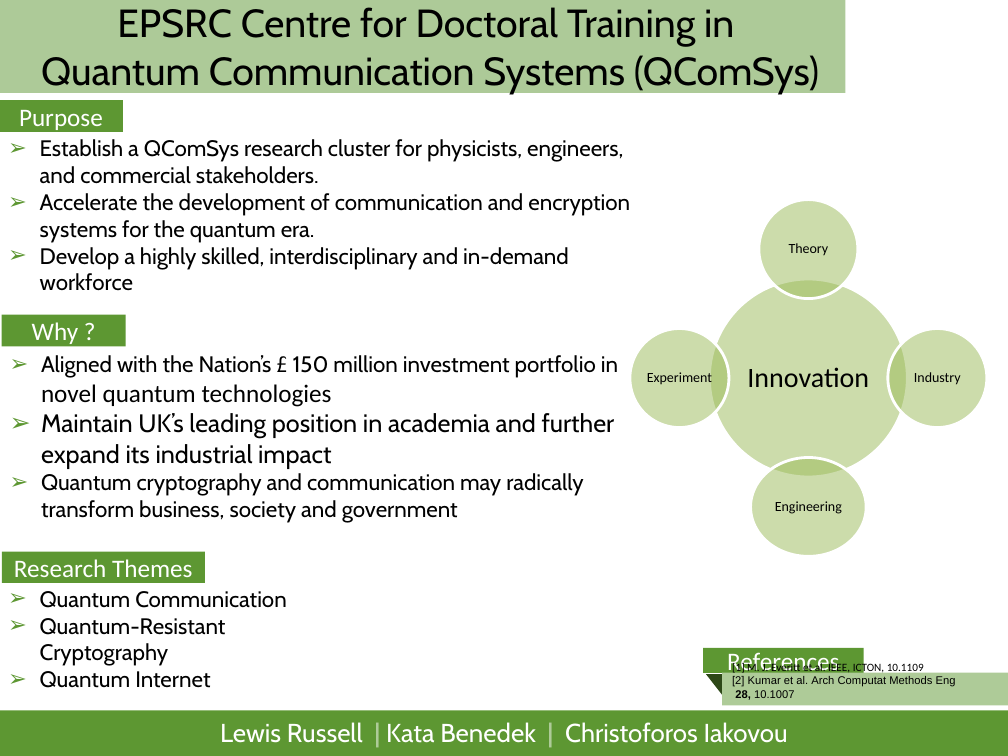
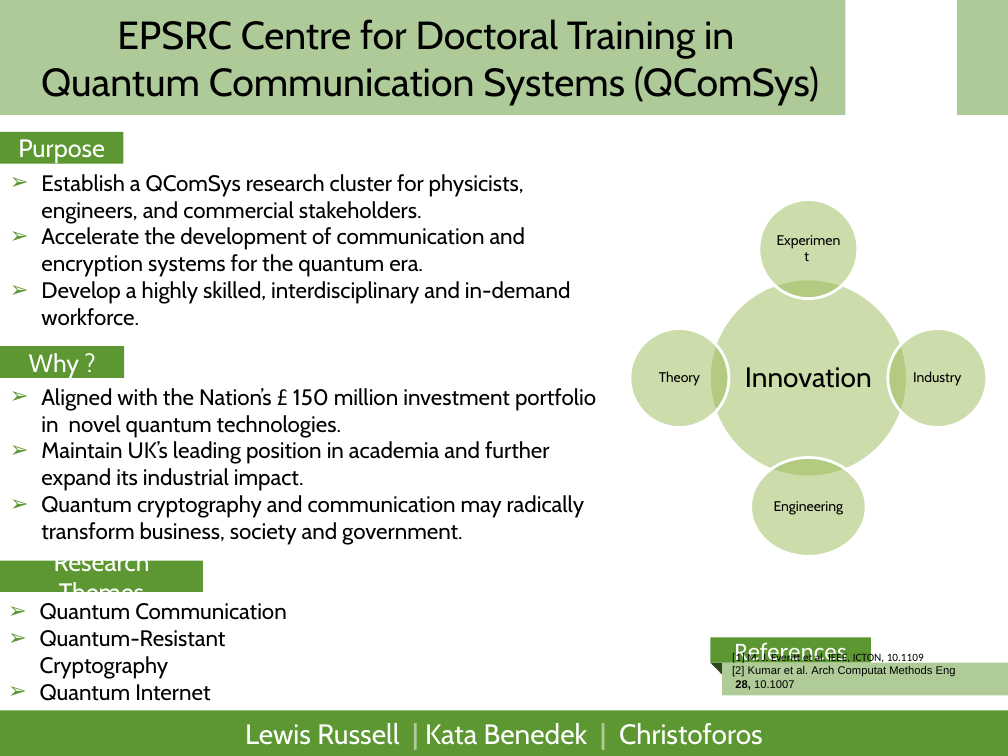
Before and after one commit to lrussell676/PH551_Group_Files, a slide deck: slide 1 of One_Slide_Talk.pptx. Drawn at 1008x756 pixels with LibreOffice and Linux fonts; fonts in the diff are those of the drawing; background and template pictures are left out. Boxes give left, top, right and bottom in pixels: in the first picture for what was removed or moved away, otherwise in the second. Text is boxed around its words. In the diff, an @@ line names an element or a change of style, - is before the commit and + after.

```diff
--- a/One_Slide_Talk.pptx
+++ b/One_Slide_Talk.pptx
@@ title "EPSRC Centre for Doctoral Training ...": place and size @@
-title "EPSRC Centre for Doctoral Training ..." at [41,7,819,94]
+title "EPSRC Centre for Doctoral Training ..." at [41,19,819,106]
@@ rectangle: place and size @@
-rectangle at [0,0,846,93]
+rectangle at [0,0,846,115]
@@ rectangle added at [957,0,1008,115], fill #5D9732 at 50% opacity @@
@@ rectangle "Purpose": place and size @@
-rectangle "Purpose" at [0,100,123,131]
+rectangle "Purpose" at [0,132,123,163]
@@ text "Establish a QComSys research cluster ...": place and size @@
-text "Establish a QComSys research cluster ..." at [40,139,630,291]
+text "Establish a QComSys research cluster ..." at [41,174,571,326]
@@ font Calibri to Cabin in 8 elements at [0,560,203,592], [0,132,123,163], [0,347,124,378], [745,367,872,388], [913,371,961,386], [774,501,844,515], [659,371,700,386], [773,214,843,283] @@
@@ text "Experiment": place and size @@
-text "Experiment" at [647,372,712,384]
+text "Experiment" at [773,214,843,283]
@@ text at [41,281,571,326]: text changed @@
-➢ Develop a highly skilled, interdisciplinary and in-demand workforce
+➢ Develop a highly skilled, interdisciplinary and in-demand workforce.
@@ rectangle "Why ?": place and size @@
-rectangle "Why ?" at [2,314,126,346]
+rectangle "Why ?" at [0,347,124,378]
@@ text "Theory": place and size @@
-text "Theory" at [789,243,829,255]
+text "Theory" at [659,371,700,386]
@@ text at [41,388,596,545]: text changed @@
-➢ Aligned with the Nation’s £ 150 million investment portfolio in novel quantum technologies
-➢ Maintain UK’s leading position in academia and further expand its industrial impact
-➢ Quantum cryptography and communication may radically transform business, society and government
+➢ Aligned with the Nation’s £ 150 million investment portfolio in novel quantum technologies.
+➢ Maintain UK’s leading position in academia and further expand its industrial impact.
+➢ Quantum cryptography and communication may radically transform business, society and government.
@@ rectangle "Research Themes": place and size @@
-rectangle "Research Themes" at [2,551,205,583]
+rectangle "Research Themes" at [0,560,203,592]
@@ text "Quantum Communication": place and size @@
-text "Quantum Communication" at [40,591,286,688]
+text "Quantum Communication" at [40,603,286,701]
@@ rectangle "References": place and size @@
-rectangle "References" at [704,648,864,673]
+rectangle "References" at [711,637,871,662]
@@ rectangle "[1] M. J. Everitt et ...": place and size @@
-rectangle "[1] M. J. Everitt et ..." at [723,672,1008,706]
+rectangle "[1] M. J. Everitt et ..." at [723,662,1008,696]
@@ triangle: place and size @@
-triangle at [706,674,725,700]
+triangle at [711,662,730,682]
@@ subtitle "Lewis Russell | Kata Benedek ..." at [245,723,763,745]: size 18.5 to 20 pt @@
```
